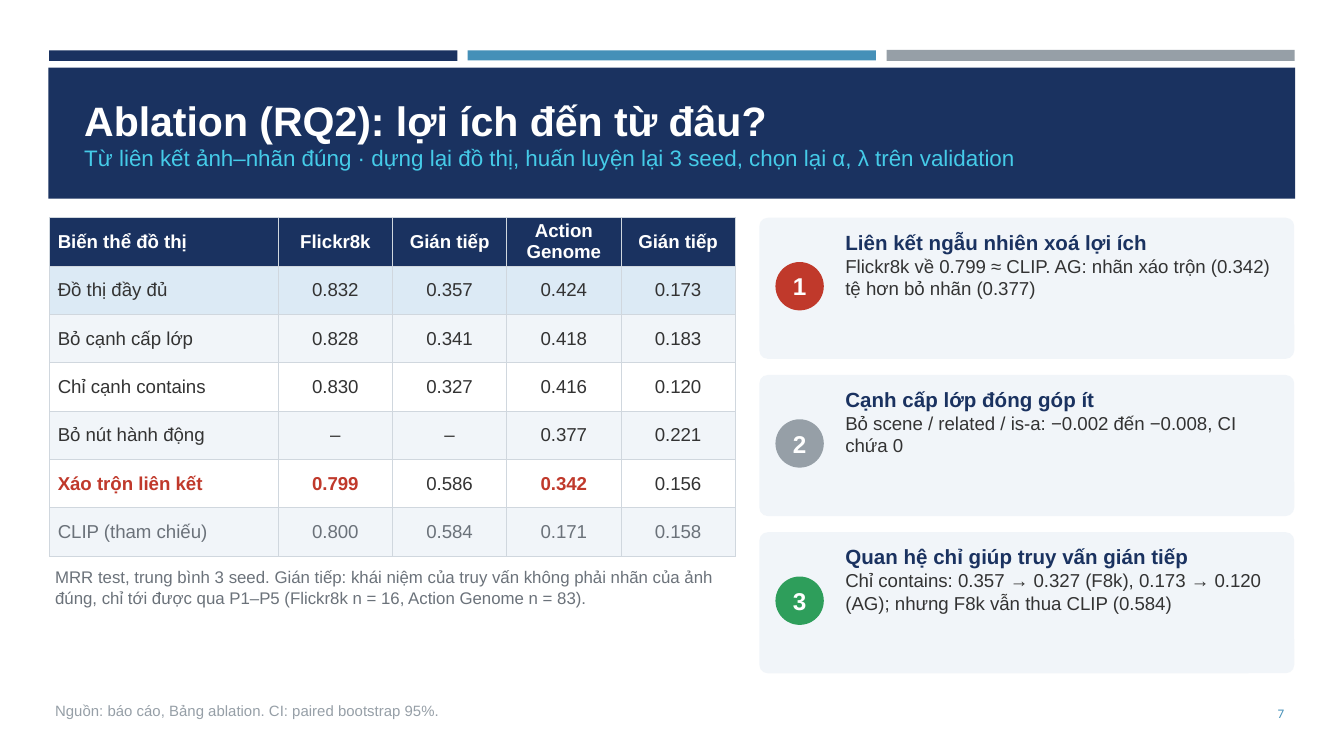
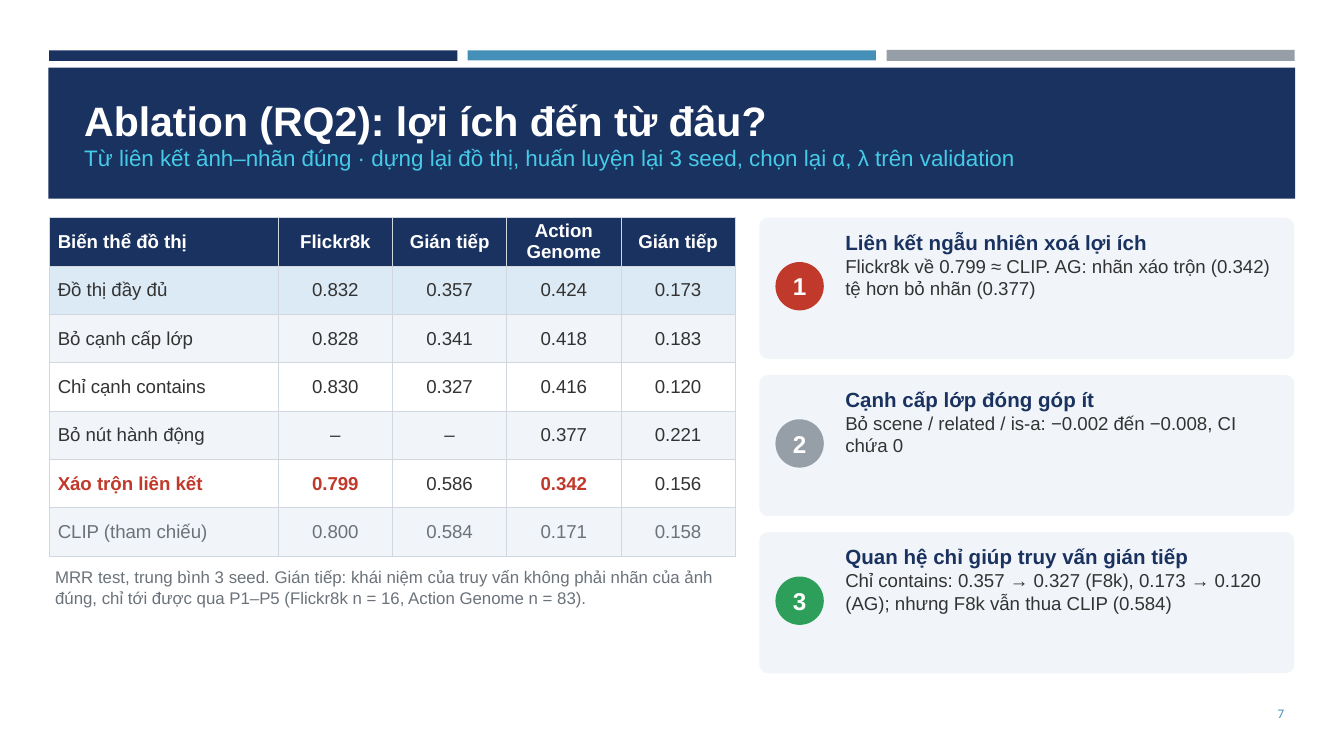
Before and after one commit to trinhphamtrunghieu/du-lieu-do-thi, a slide deck: slide 7 of docs/Project03_Slides.pptx. Drawn at 1344x756 pixels with LibreOffice and Linux fonts; fonts in the diff are those of the drawing. Boxes give left, top, right and bottom in pixels: in the first picture for what was removed or moved away, otherwise in the second. Text is boxed around its words. In the diff, an @@ line names an element or a change of style, - is before the commit and + after.

```diff
--- a/docs/Project03_Slides.pptx
+++ b/docs/Project03_Slides.pptx
@@ text removed at bbox=[55, 704, 439, 719] @@
-Nguồn: báo cáo, Bảng ablation. CI: paired bootstrap 95%.
```
Also in this commit, not shown: 13 other slides changed.
